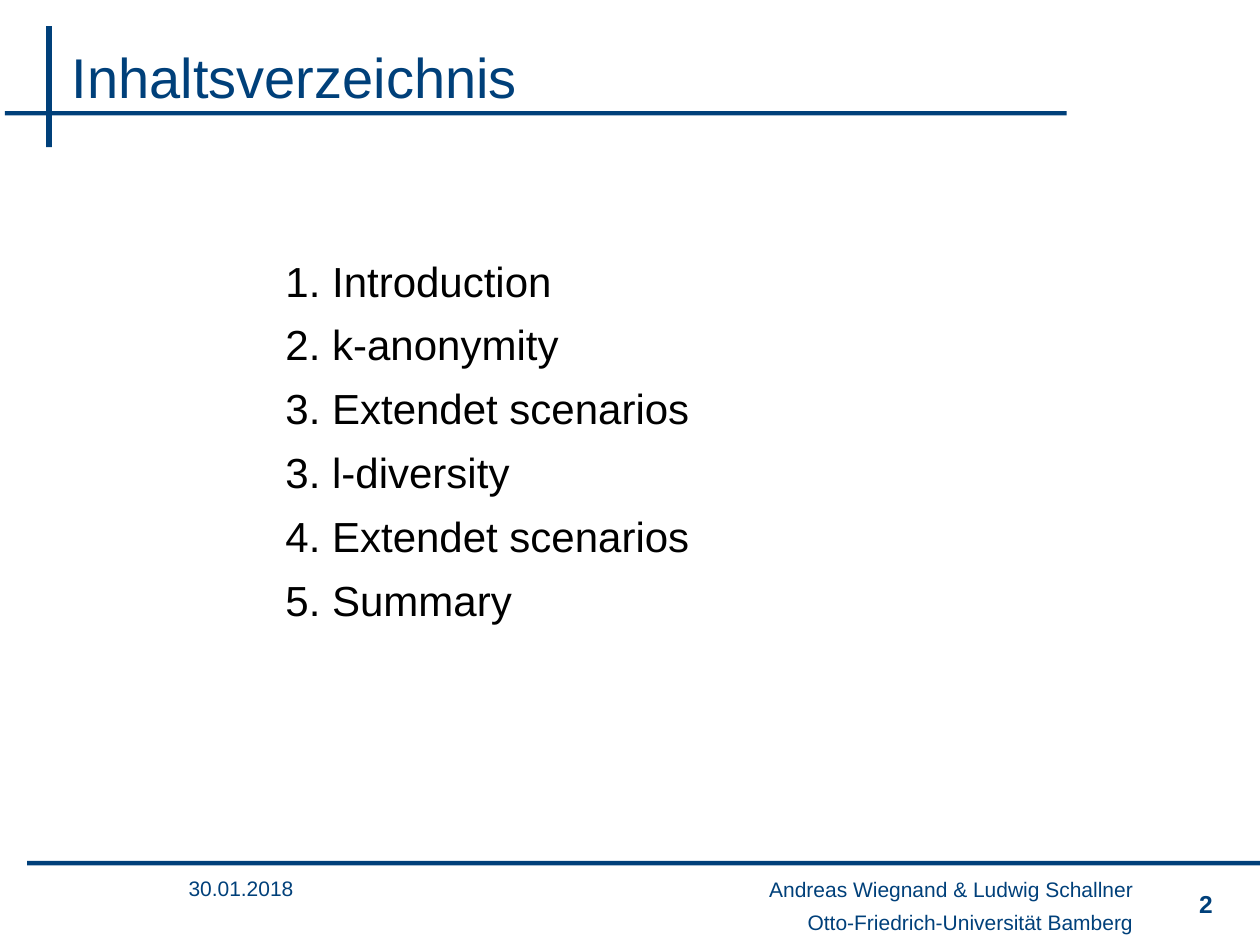
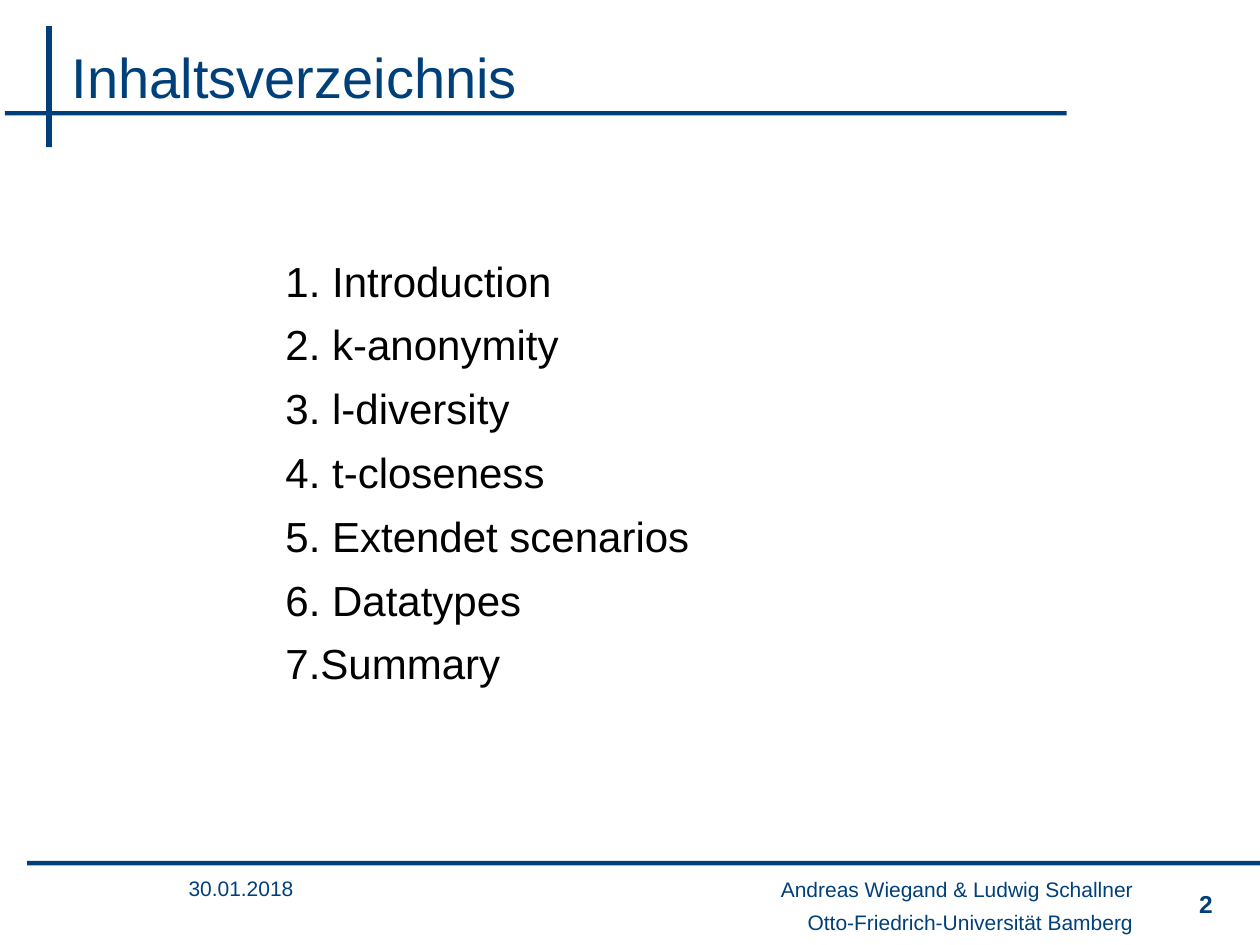
Before and after one commit to wsgan001/PSI-MSem, a slide deck: slide 2 of presentation/sicherheits_an.pptx. Drawn at 1260x945 pixels with LibreOffice and Linux fonts; fonts in the diff are those of the drawing; background and template pictures are left out. Boxes give left, top, right and bottom in pixels: in the first picture for what was removed or moved away, otherwise in the second. Text is boxed around its words. In the diff, an @@ line names an element or a change of style, - is before the commit and + after.

```diff
--- a/presentation/sicherheits_an.pptx
+++ b/presentation/sicherheits_an.pptx
@@ text at bbox=[285, 393, 689, 425]: paragraph removed @@
-3. Extendet scenarios
@@ text at bbox=[285, 457, 689, 688]: text changed @@
-4. Extendet scenarios
-5. Summary
+4. t-closeness
+5. Extendet scenarios
+6. Datatypes
+7.Summary
@@ text at bbox=[781, 881, 1132, 902]: text changed @@
-Andreas Wiegnand & Ludwig Schallner
+Andreas Wiegand & Ludwig Schallner
```
Also in this commit, not shown: 11 other slides changed, 2 slides added, 18 slides removed, 1 other file.
